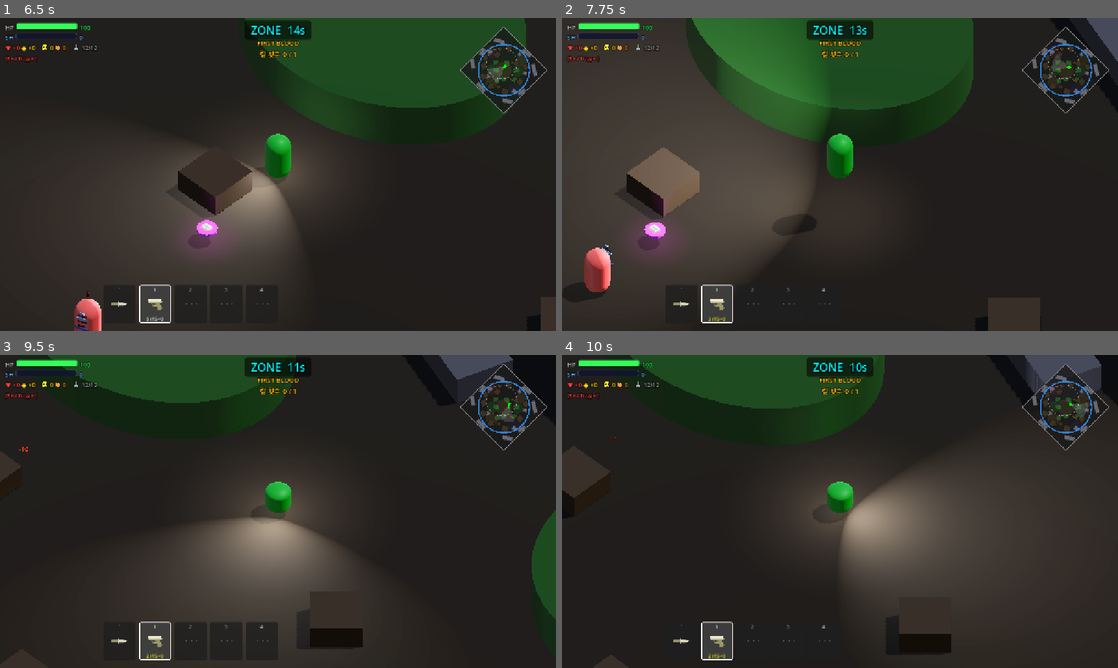
Above: before the commit, frames 1-4 (two rows, left to right).
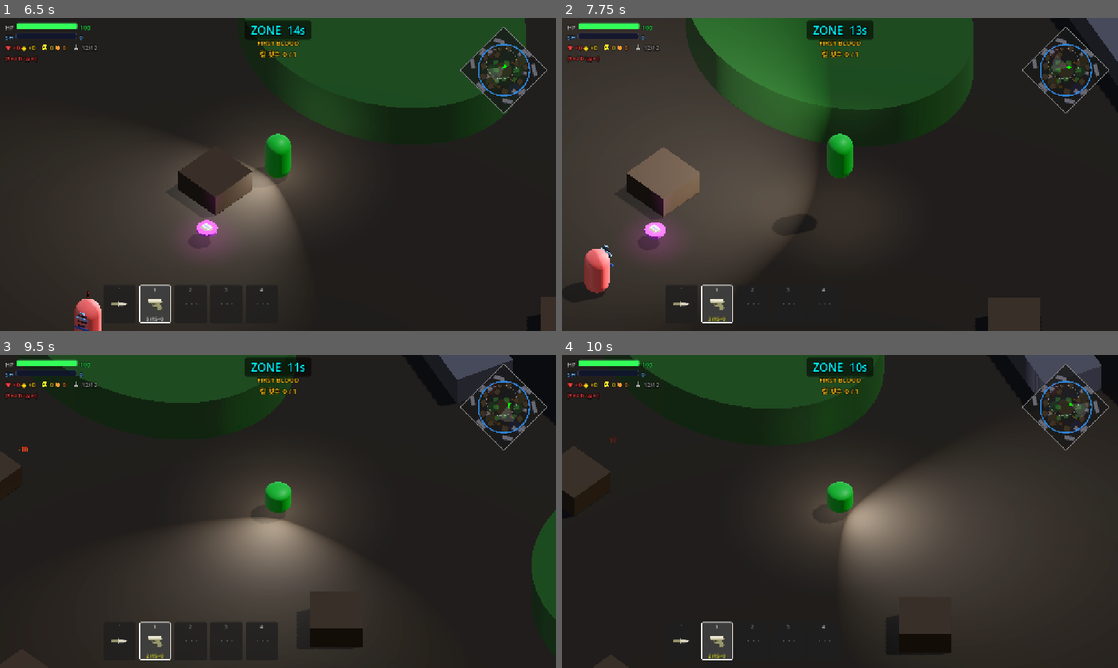
Above: after the commit, the same moments.

Repository: Kyulhee/battle-capsule
Game: Godot game, scene res://src/Main.tscn
The game is run twice, just before and just after one commit, with the same random seed, the same clock (stepped at 60 frames per second) and the same inputs.
Inputs (mouse positions are in pixels of both pictures, inside the frame that each line leads up to):
- Up to frame 1 (6.5 s): click "START MATCH" at 0.5 s; click "START MATCH" at 1.25 s; click "쉬움" at 2 s; click "보통" at 2.75 s; click "어려움" at 3.5 s; click "지옥" at 4.25 s; click "RECORDS" at 5 s; click "선택" at 5.75 s
- Up to frame 2 (7.75 s): tap Enter at 6.5 s; move the mouse to (962, 158) at 6.52 s; press the mouse at (962, 158) at 6.53 s; hold D (ui_right) 6.53-7.28 s; tap Space at 6.77, 7.52 s; move the mouse to (728, 190) at 7.27 s; release the mouse at (728, 190) at 7.28 s; hold S (ui_down) from 7.28 s (still down); tap Q (heal) at 7.35 s
- Up to frame 3 (9.5 s): move the mouse to (333, 442) at 8.02 s; release S (ui_down) at 8.03 s; hold D (ui_right) 8.03-8.78 s; tap F (interact) at 8.1 s; move the mouse to (250, 574) at 8.77 s; hold W (ui_up) from 8.78 s (still down); tap C at 8.85 s; click (250, 574) at 8.92 s; tap Space at 9.02 s
- Up to frame 4 (10 s): move the mouse to (1006, 558) at 9.52 s; release W (ui_up) at 9.53 s; hold A (ui_left) from 9.53 s (still down); tap 1 at 9.6 s; tap Space at 9.77 s

Frame 1 is identical in both runs. In frame 2, less than 0.1% of the frame differs, in the area x 4-10%, y 72-88%; in frame 3, less than 0.1%; in frame 4, less than 0.1%.

Commit message:
refactor: split help panel builder

Diff:
--- a/src/Main.gd
+++ b/src/Main.gd
@@ -82,7 +82,7 @@
 const GameConfigScript = preload("res://src/core/GameConfig.gd")
 const DebugFlagsScript = preload("res://src/core/DebugFlags.gd")
 const DebugOverlayScript = preload("res://src/ui/DebugOverlay.gd")
-const HelpCatalogScript = preload("res://src/core/HelpCatalog.gd")
+const HelpPanelBuilderScript = preload("res://src/ui/HelpPanelBuilder.gd")
 const LootSpawnerScript = preload("res://src/core/LootSpawner.gd")
 const MenuIconFactoryScript = preload("res://src/ui/MenuIconFactory.gd")
 const MissionTrackerScript = preload("res://src/core/MissionTracker.gd")
@@ -1524,140 +1524,7 @@
 	_apply_btn_style($CanvasLayer/Control/RecordsPanel/VBox/CloseRecordsBtn)
 	_apply_btn_style($CanvasLayer/Control/HelpPanel/VBox/CloseHelpBtn)
 	# Build How to Play content
-	_build_help_panel()
-
-func _build_help_panel():
-	var vbox = $CanvasLayer/Control/HelpPanel/VBox
-	# Remove old text label, keep Title and CloseBtn
-	for child in vbox.get_children():
-		if child.name == "Text":
-			child.queue_free()
-	# Insert structured content between Title and CloseHelpBtn
-	var close_idx = $CanvasLayer/Control/HelpPanel/VBox/CloseHelpBtn.get_index()
-
-	# Scroll container for all content
-	var scroll = ScrollContainer.new()
-	scroll.layout_mode = 2
-	scroll.size_flags_vertical = Control.SIZE_EXPAND_FILL
-	scroll.custom_minimum_size = Vector2(0, 300)
-	vbox.add_child(scroll)
-	vbox.move_child(scroll, close_idx)
-
-	var content = VBoxContainer.new()
-	content.layout_mode = 2
-	content.size_flags_horizontal = Control.SIZE_EXPAND_FILL
-	content.add_theme_constant_override("separation", 6)
-	scroll.add_child(content)
-
-	for section in HelpCatalogScript.sections():
-		_help_section(content, section.get("title", ""))
-		for row in section.get("rows", []):
-			match row.get("type", ""):
-				"key":
-					_make_key_row(content, row.get("keys", []), row.get("desc", ""))
-				"icon":
-					_make_icon_row(content, row.get("shape", ""), row.get("color", Color.WHITE), row.get("desc", ""))
-				"text":
-					_make_text_row(content, row.get("symbol", ""), row.get("color", Color.WHITE), row.get("desc", ""))
-				"desc":
-					_make_desc_row(content, row.get("label", ""), row.get("desc", ""))
-
-func _help_section(parent: VBoxContainer, title: String):
-	var spacer = Control.new(); spacer.custom_minimum_size = Vector2(0, 6); parent.add_child(spacer)
-	var lbl = Label.new()
-	lbl.text = title
-	lbl.add_theme_font_size_override("font_size", 15)
-	lbl.add_theme_color_override("font_color", Color(0.55, 0.9, 0.65))
-	parent.add_child(lbl)
-	var sep = ColorRect.new()
-	sep.custom_minimum_size = Vector2(0, 1)
-	sep.color = Color(0.3, 0.55, 0.35, 0.6)
-	sep.size_flags_horizontal = Control.SIZE_EXPAND_FILL
-	parent.add_child(sep)
-
-func _make_key_row(parent: VBoxContainer, keys: Array, desc: String):
-	var row = HBoxContainer.new()
-	row.add_theme_constant_override("separation", 4)
-	parent.add_child(row)
-	for k in keys:
-		var kp = PanelContainer.new()
-		var ks = StyleBoxFlat.new()
-		ks.bg_color = Color(0.18, 0.20, 0.25)
-		ks.border_color = Color(0.62, 0.65, 0.72)
-		ks.set_border_width_all(1); ks.set_corner_radius_all(3)
-		ks.content_margin_left = 6; ks.content_margin_right = 6
-		ks.content_margin_top = 2; ks.content_margin_bottom = 2
-		kp.add_theme_stylebox_override("panel", ks)
-		var kl = Label.new()
-		kl.text = k
-		kl.add_theme_font_size_override("font_size", 12)
-		kl.add_theme_color_override("font_color", Color(0.92, 0.92, 0.95))
-		kp.add_child(kl)
-		row.add_child(kp)
-	var dl = Label.new()
-	dl.text = "  " + desc
-	dl.add_theme_font_size_override("font_size", 13)
-	dl.add_theme_color_override("font_color", Color(0.78, 0.82, 0.78))
-	dl.autowrap_mode = TextServer.AUTOWRAP_WORD_SMART
-	dl.size_flags_horizontal = Control.SIZE_EXPAND_FILL
-	row.add_child(dl)
-
-func _make_icon_row(parent: VBoxContainer, shape: String, col: Color, desc: String):
-	var row = HBoxContainer.new()
-	row.add_theme_constant_override("separation", 6)
-	parent.add_child(row)
-	var icon = TextureRect.new()
-	icon.texture = MenuIconFactoryScript.make_icon(shape)
-	icon.custom_minimum_size = Vector2(16, 16)
-	icon.expand_mode = TextureRect.EXPAND_IGNORE_SIZE
-	icon.stretch_mode = TextureRect.STRETCH_KEEP_ASPECT_CENTERED
-	icon.texture_filter = CanvasItem.TEXTURE_FILTER_NEAREST
-	icon.modulate = col
-	row.add_child(icon)
-	var dl = Label.new()
-	dl.text = desc
-	dl.add_theme_font_size_override("font_size", 13)
-	dl.add_theme_color_override("font_color", Color(0.78, 0.82, 0.78))
-	dl.autowrap_mode = TextServer.AUTOWRAP_WORD_SMART
-	dl.size_flags_horizontal = Control.SIZE_EXPAND_FILL
-	row.add_child(dl)
-
-func _make_text_row(parent: VBoxContainer, symbol: String, col: Color, desc: String):
-	var row = HBoxContainer.new()
-	row.add_theme_constant_override("separation", 6)
-	parent.add_child(row)
-	var sym = Label.new()
-	sym.text = symbol
-	sym.add_theme_font_size_override("font_size", 15)
-	sym.add_theme_color_override("font_color", col)
-	sym.custom_minimum_size = Vector2(16, 0)
-	sym.horizontal_alignment = HORIZONTAL_ALIGNMENT_CENTER
-	row.add_child(sym)
-	var dl = Label.new()
-	dl.text = desc
-	dl.add_theme_font_size_override("font_size", 13)
-	dl.add_theme_color_override("font_color", Color(0.78, 0.82, 0.78))
-	dl.autowrap_mode = TextServer.AUTOWRAP_WORD_SMART
-	dl.size_flags_horizontal = Control.SIZE_EXPAND_FILL
-	row.add_child(dl)
-
-func _make_desc_row(parent: VBoxContainer, label: String, desc: String):
-	var row = HBoxContainer.new()
-	row.add_theme_constant_override("separation", 6)
-	parent.add_child(row)
-	var ll = Label.new()
-	ll.text = label
-	ll.add_theme_font_size_override("font_size", 13)
-	ll.add_theme_color_override("font_color", Color(0.65, 0.85, 1.0))
-	ll.custom_minimum_size = Vector2(72, 0)
-	row.add_child(ll)
-	var dl = Label.new()
-	dl.text = desc
-	dl.add_theme_font_size_override("font_size", 12)
-	dl.add_theme_color_override("font_color", Color(0.72, 0.75, 0.72))
-	dl.autowrap_mode = TextServer.AUTOWRAP_WORD_SMART
-	dl.size_flags_horizontal = Control.SIZE_EXPAND_FILL
-	row.add_child(dl)
+	HelpPanelBuilderScript.build($CanvasLayer/Control/HelpPanel/VBox)
 
 func _apply_btn_style(btn: Button):
 	var sn = StyleBoxFlat.new()
--- /dev/null
+++ b/src/ui/HelpPanelBuilder.gd
@@ -0,0 +1,152 @@
+class_name HelpPanelBuilder
+extends RefCounted
+
+const HelpCatalogScript = preload("res://src/core/HelpCatalog.gd")
+const MenuIconFactoryScript = preload("res://src/ui/MenuIconFactory.gd")
+
+static func build(vbox: VBoxContainer) -> void:
+	for child in vbox.get_children():
+		if child.name == "Text":
+			child.queue_free()
+
+	var close_btn = vbox.get_node_or_null("CloseHelpBtn")
+	var close_idx = close_btn.get_index() if close_btn else vbox.get_child_count()
+
+	var scroll = ScrollContainer.new()
+	scroll.layout_mode = 2
+	scroll.size_flags_vertical = Control.SIZE_EXPAND_FILL
+	scroll.custom_minimum_size = Vector2(0, 300)
+	vbox.add_child(scroll)
+	vbox.move_child(scroll, close_idx)
+
+	var content = VBoxContainer.new()
+	content.layout_mode = 2
+	content.size_flags_horizontal = Control.SIZE_EXPAND_FILL
+	content.add_theme_constant_override("separation", 6)
+	scroll.add_child(content)
+
+	for section in HelpCatalogScript.sections():
+		_help_section(content, section.get("title", ""))
+		for row in section.get("rows", []):
+			match row.get("type", ""):
+				"key":
+					_make_key_row(content, row.get("keys", []), row.get("desc", ""))
+				"icon":
+					_make_icon_row(content, row.get("shape", ""), row.get("color", Color.WHITE), row.get("desc", ""))
+				"text":
+					_make_text_row(content, row.get("symbol", ""), row.get("color", Color.WHITE), row.get("desc", ""))
+				"desc":
+					_make_desc_row(content, row.get("label", ""), row.get("desc", ""))
+
+static func _help_section(parent: VBoxContainer, title: String) -> void:
+	var spacer = Control.new()
+	spacer.custom_minimum_size = Vector2(0, 6)
+	parent.add_child(spacer)
+
+	var lbl = Label.new()
+	lbl.text = title
+	lbl.add_theme_font_size_override("font_size", 15)
+	lbl.add_theme_color_override("font_color", Color(0.55, 0.9, 0.65))
+	parent.add_child(lbl)
+
+	var sep = ColorRect.new()
+	sep.custom_minimum_size = Vector2(0, 1)
+	sep.color = Color(0.3, 0.55, 0.35, 0.6)
+	sep.size_flags_horizontal = Control.SIZE_EXPAND_FILL
+	parent.add_child(sep)
+
+static func _make_key_row(parent: VBoxContainer, keys: Array, desc: String) -> void:
+	var row = HBoxContainer.new()
+	row.add_theme_constant_override("separation", 4)
+	parent.add_child(row)
+
+	for k in keys:
+		var kp = PanelContainer.new()
+		var ks = StyleBoxFlat.new()
+		ks.bg_color = Color(0.18, 0.20, 0.25)
+		ks.border_color = Color(0.62, 0.65, 0.72)
+		ks.set_border_width_all(1)
+		ks.set_corner_radius_all(3)
+		ks.content_margin_left = 6
+		ks.content_margin_right = 6
+		ks.content_margin_top = 2
+		ks.content_margin_bottom = 2
+		kp.add_theme_stylebox_override("panel", ks)
+
+		var kl = Label.new()
+		kl.text = k
+		kl.add_theme_font_size_override("font_size", 12)
+		kl.add_theme_color_override("font_color", Color(0.92, 0.92, 0.95))
+		kp.add_child(kl)
+		row.add_child(kp)
+
+	var dl = Label.new()
+	dl.text = "  " + desc
+	dl.add_theme_font_size_override("font_size", 13)
+	dl.add_theme_color_override("font_color", Color(0.78, 0.82, 0.78))
+	dl.autowrap_mode = TextServer.AUTOWRAP_WORD_SMART
+	dl.size_flags_horizontal = Control.SIZE_EXPAND_FILL
+	row.add_child(dl)
+
+static func _make_icon_row(parent: VBoxContainer, shape: String, col: Color, desc: String) -> void:
+	var row = HBoxContainer.new()
+	row.add_theme_constant_override("separation", 6)
+	parent.add_child(row)
+
+	var icon = TextureRect.new()
+	icon.texture = MenuIconFactoryScript.make_icon(shape)
+	icon.custom_minimum_size = Vector2(16, 16)
+	icon.expand_mode = TextureRect.EXPAND_IGNORE_SIZE
+	icon.stretch_mode = TextureRect.STRETCH_KEEP_ASPECT_CENTERED
+	icon.texture_filter = CanvasItem.TEXTURE_FILTER_NEAREST
+	icon.modulate = col
+	row.add_child(icon)
+
+	var dl = Label.new()
+	dl.text = desc
+	dl.add_theme_font_size_override("font_size", 13)
+	dl.add_theme_color_override("font_color", Color(0.78, 0.82, 0.78))
+	dl.autowrap_mode = TextServer.AUTOWRAP_WORD_SMART
+	dl.size_flags_horizontal = Control.SIZE_EXPAND_FILL
+	row.add_child(dl)
+
+static func _make_text_row(parent: VBoxContainer, symbol: String, col: Color, desc: String) -> void:
+	var row = HBoxContainer.new()
+	row.add_theme_constant_override("separation", 6)
+	parent.add_child(row)
+
+	var sym = Label.new()
+	sym.text = symbol
+	sym.add_theme_font_size_override("font_size", 15)
+	sym.add_theme_color_override("font_color", col)
+	sym.custom_minimum_size = Vector2(16, 0)
+	sym.horizontal_alignment = HORIZONTAL_ALIGNMENT_CENTER
+	row.add_child(sym)
+
+	var dl = Label.new()
+	dl.text = desc
+	dl.add_theme_font_size_override("font_size", 13)
+	dl.add_theme_color_override("font_color", Color(0.78, 0.82, 0.78))
+	dl.autowrap_mode = TextServer.AUTOWRAP_WORD_SMART
+	dl.size_flags_horizontal = Control.SIZE_EXPAND_FILL
+	row.add_child(dl)
+
+static func _make_desc_row(parent: VBoxContainer, label: String, desc: String) -> void:
+	var row = HBoxContainer.new()
+	row.add_theme_constant_override("separation", 6)
+	parent.add_child(row)
+
+	var ll = Label.new()
+	ll.text = label
+	ll.add_theme_font_size_override("font_size", 13)
+	ll.add_theme_color_override("font_color", Color(0.65, 0.85, 1.0))
+	ll.custom_minimum_size = Vector2(72, 0)
+	row.add_child(ll)
+
+	var dl = Label.new()
+	dl.text = desc
+	dl.add_theme_font_size_override("font_size", 12)
+	dl.add_theme_color_override("font_color", Color(0.72, 0.75, 0.72))
+	dl.autowrap_mode = TextServer.AUTOWRAP_WORD_SMART
+	dl.size_flags_horizontal = Control.SIZE_EXPAND_FILL
+	row.add_child(dl)
Not shown, changed: docs/ARCHITECTURE.md
Not shown, changed: docs/DEVLOG.md
Not shown, changed: docs/IMPACT_MAP.md
Not shown, changed: docs/MASTERPLAN.md
Not shown, changed: docs/devlog/v1.10.md
